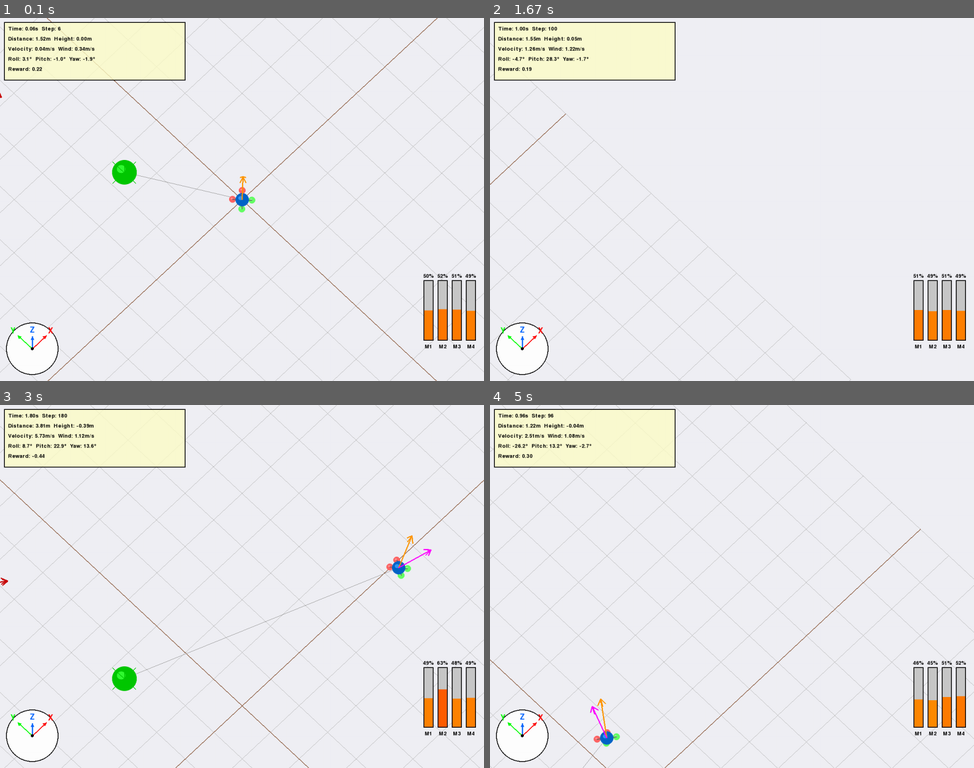
Above: before the commit, frames 1-4 (two rows, left to right).
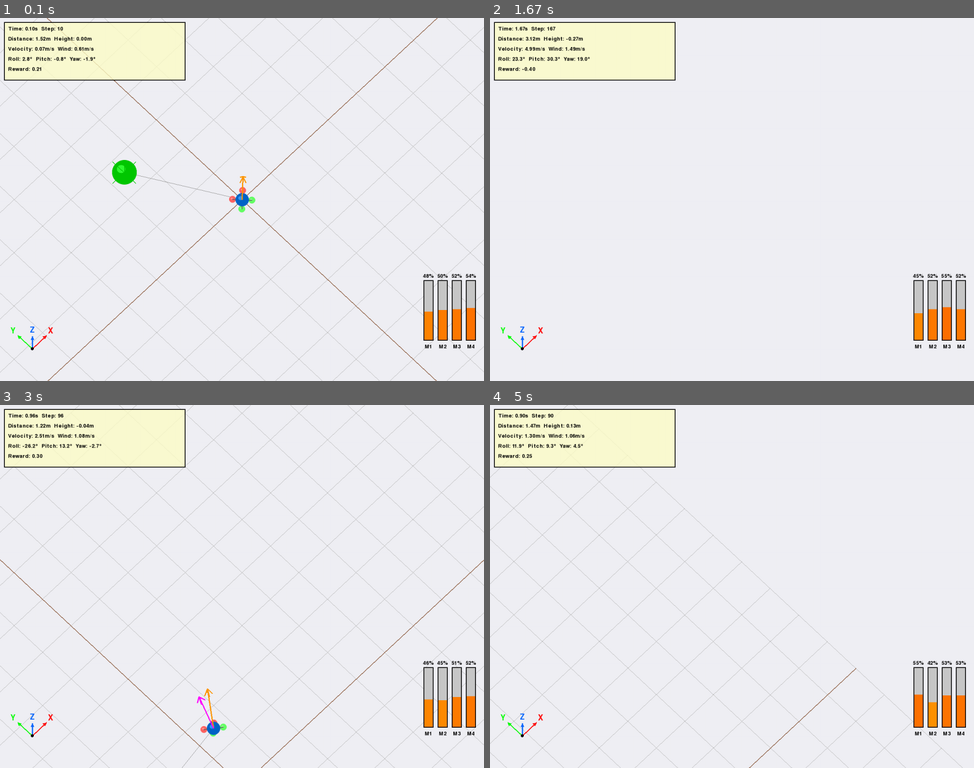
Above: after the commit, the same moments.

Repository: HansDampf37/DroneControl
Game: pygame game, started from examples/demo_pygame_renderer.py
Two runs of this game, one before a commit and one after it. Both use one fixed random seed, a clock stepped at 60 frames per second and the inputs below.
Inputs (mouse positions are in pixels of both pictures, inside the frame that each line leads up to):
- Up to frame 1 (0.1 s): no input
- Up to frame 2 (1.67 s): hold D 0.33-0.8 s; move the mouse to (712, 214) at 0.37 s; hold W 0.83-1.13 s; move the mouse to (886, 188) at 0.87 s; tap Space at 0.9, 1.23, 1.53 s; hold D 1.17-1.63 s; move the mouse to (736, 221) at 1.2 s
- Up to frame 3 (3 s): hold A 1.67-2.2 s; move the mouse to (125, 590) at 1.7 s; tap Space at 1.73, 2.03, 2.3, 2.63, 2.93 s; hold S 2.23-2.53 s; move the mouse to (290, 666) at 2.27 s; hold A 2.57-2.97 s; move the mouse to (91, 669) at 2.6 s
- Up to frame 4 (5 s): hold W 3-3.37 s; move the mouse to (804, 459) at 3.03 s; tap Space at 3.07, 3.47, 3.77, 4.13, 4.53, 4.83 s; hold D 3.4-4.03 s; move the mouse to (911, 713) at 3.43 s; hold S 4.07-4.43 s; move the mouse to (790, 619) at 4.1 s; hold A 4.47-4.93 s; move the mouse to (741, 463) at 4.5 s; hold D from 4.97 s (still down)

The runs differ from the first frame. In frame 1, 0.4% of the frame differs, in the area x 0-99%, y 2-99%; in frame 2, 1.2%; in frame 3, 5.3%, in the area x 0-100%, y 0-100%; in frame 4, 3.4%.

Commit message:
Remove background circles and adjust rendering rate to match simulation timestep

Diff:
--- a/src/drone_env/renderer_pygame.py
+++ b/src/drone_env/renderer_pygame.py
@@ -502,9 +502,6 @@
         y_2d = project_axis(y_rotated)
         z_2d = project_axis(z_rotated)
 
-        # Draw background circle
-        pygame.draw.circle(self.screen, (255, 255, 255), (origin_x, origin_y), 65, 0)
-        pygame.draw.circle(self.screen, (0, 0, 0), (origin_x, origin_y), 65, 2)
 
         # Draw axes with labels (draw in order of depth for proper occlusion)
         axes_data = [
@@ -641,7 +638,9 @@
         # Update display
         if self.render_mode == "human":
             pygame.display.flip()
-            self.clock.tick(60)  # Cap at 60 FPS
+            # Match rendering rate to simulation timestep for real-time visualization
+            target_fps = 1.0 / dt if dt > 0 else 60
+            self.clock.tick(target_fps)
             return None
         elif self.render_mode == "rgb_array":
             # Convert pygame surface to RGB array
